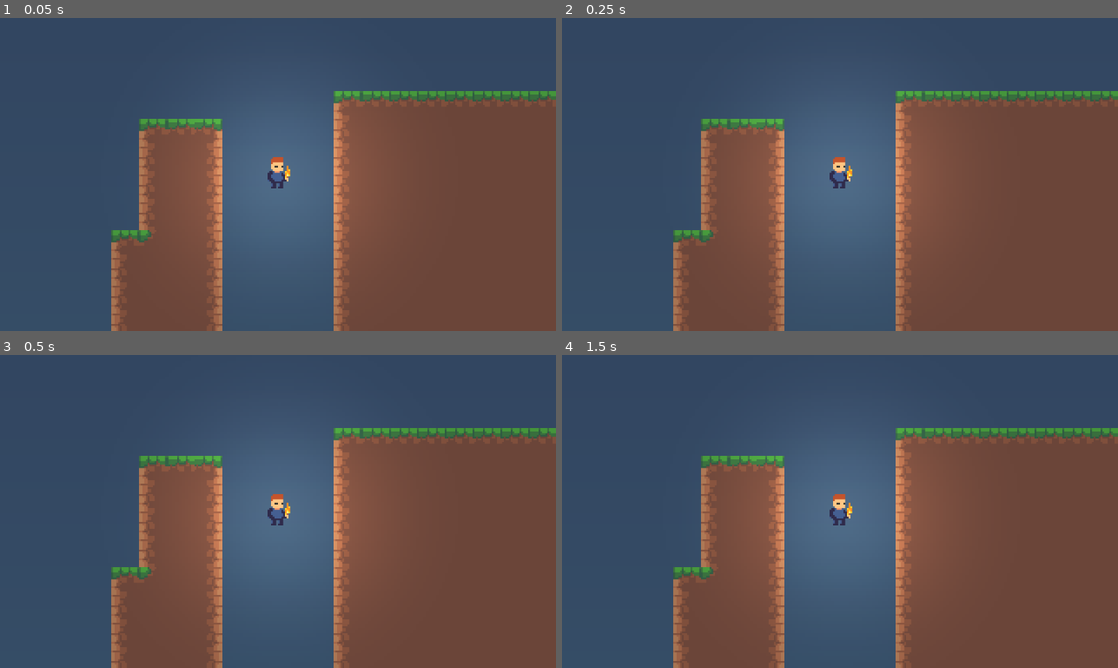
Above: before the commit, frames 1-4 (two rows, left to right).
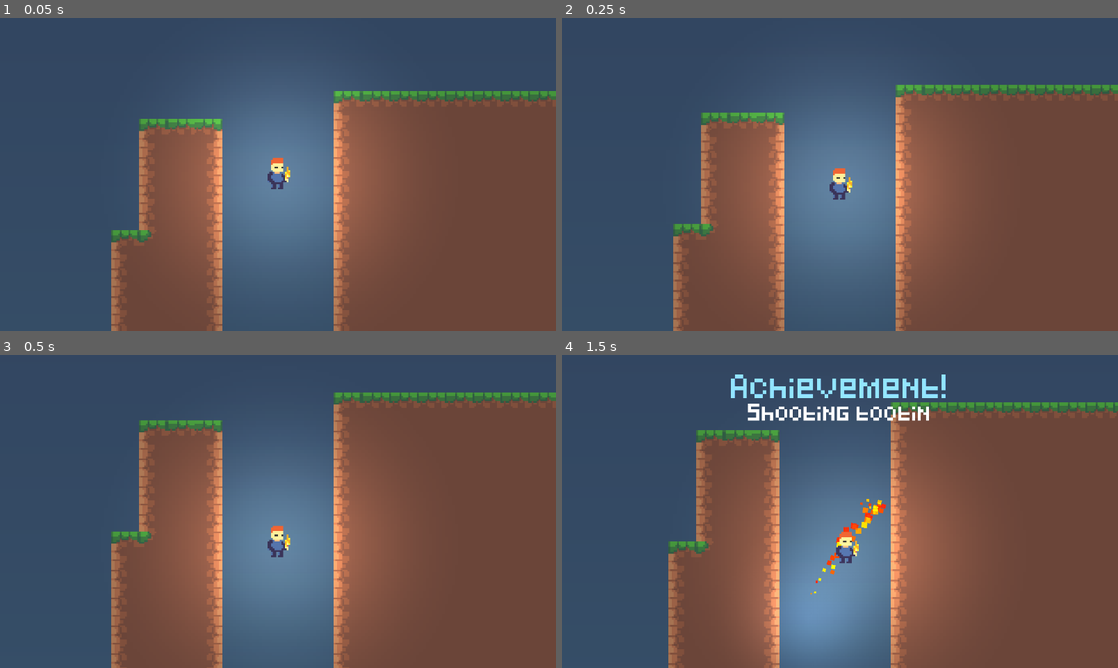
Above: after the commit, the same moments.

Repository: magnetenstad/ldjam46
Game: Godot game, scene res://Main.tscn
Two runs of this game, one before a commit and one after it. Both use one fixed random seed, a clock stepped at 60 frames per second and the inputs below.
Inputs:
- Up to frame 1 (0.05 s): no input
- Up to frame 2 (0.25 s): no input
- Up to frame 3 (0.5 s): no input
- Up to frame 4 (1.5 s): hold R 0.53-1.28 s; hold Right (ui_right) from 0.53 s (still down); tap Space (ui_select) at 0.77 s; tap R at 1.35 s

The runs differ from the first frame. In frame 1, 1.4% of the frame differs, in the area x 37-63%, y 30-74%; in frame 2, 6.2%; in frame 3, 15%; in frame 4, 23%, in the area x 19-100%, y 6-100%.
Error before the commit: Parse Error: The identifier "audio" isn't declared in the current scope. (res://Player.gd:109)

Commit message:
Small fix

Diff:
--- a/Game/Main.tscn
+++ b/Game/Main.tscn
@@ -1,6 +1,5 @@
-[gd_scene load_steps=30 format=2]
-
-[ext_resource path="res://AudioManager.gd" type="Script" id=1]
+[gd_scene load_steps=29 format=2]
+
 [ext_resource path="res://Pixeled.ttf" type="DynamicFontData" id=1]
 [ext_resource path="res://Assets/player.png" type="Texture" id=2]
 [ext_resource path="res://Player.gd" type="Script" id=3]
@@ -8,6 +7,7 @@
 [ext_resource path="res://default_env.tres" type="Environment" id=5]
 [ext_resource path="res://Assets/softlight.png" type="Texture" id=6]
 [ext_resource path="res://Enemy.tscn" type="PackedScene" id=7]
+[ext_resource path="res://AudioManager.gd" type="Script" id=8]
 [ext_resource path="res://Light2D.gd" type="Script" id=9]
 [ext_resource path="res://Bonfire.tscn" type="PackedScene" id=10]
 [ext_resource path="res://TileMap.gd" type="Script" id=12]
@@ -15,52 +15,52 @@
 [ext_resource path="res://Assets/tiles1.tres" type="TileSet" id=14]
 [ext_resource path="res://Achievement.gd" type="Script" id=15]
 
+[sub_resource type="CanvasItemMaterial" id=1]
+blend_mode = 1
+
 [sub_resource type="CanvasItemMaterial" id=2]
 blend_mode = 1
 
-[sub_resource type="CanvasItemMaterial" id=3]
-blend_mode = 1
-
-[sub_resource type="DynamicFont" id=9]
+[sub_resource type="DynamicFont" id=3]
 font_data = ExtResource( 1 )
 
+[sub_resource type="CanvasItemMaterial" id=4]
+blend_mode = 1
+
+[sub_resource type="CanvasItemMaterial" id=5]
+blend_mode = 1
+
+[sub_resource type="DynamicFont" id=6]
+font_data = ExtResource( 1 )
+
+[sub_resource type="CanvasItemMaterial" id=7]
+blend_mode = 1
+
+[sub_resource type="DynamicFont" id=8]
+font_data = ExtResource( 1 )
+
+[sub_resource type="RectangleShape2D" id=9]
+extents = Vector2( 4, 7.9 )
+
+[sub_resource type="OccluderPolygon2D" id=10]
+polygon = PoolVector2Array( -4.00137, 7.8611, -4.09742, 3.9552, -5.95432, 4.01923, -5.95432, -0.943193, -4.03339, -2.03172, -4.00137, -9.07516, -2.88082, -10.0036, 2.97803, -9.9716, 2.97803, -2.09576, 1.95354, -1.03924, 3.84246, -0.0787716, 5.9875, 2.00224, 5.92347, 4.01923, 2.91401, 3.9552, 3.07408, 7.89312, -0.0314331, 7.98916, -0.0314331, 4.9797, -0.959885, 4.9797, -0.991901, 7.82909 )
+
+[sub_resource type="RectangleShape2D" id=11]
+
 [sub_resource type="CanvasItemMaterial" id=12]
 blend_mode = 1
 
-[sub_resource type="CanvasItemMaterial" id=14]
-blend_mode = 1
-
-[sub_resource type="DynamicFont" id=10]
-font_data = ExtResource( 1 )
-
-[sub_resource type="CanvasItemMaterial" id=15]
-blend_mode = 1
-
-[sub_resource type="DynamicFont" id=11]
-font_data = ExtResource( 1 )
-
-[sub_resource type="RectangleShape2D" id=1]
-extents = Vector2( 4, 7.9 )
-
-[sub_resource type="OccluderPolygon2D" id=4]
-polygon = PoolVector2Array( -4.00137, 7.8611, -4.09742, 3.9552, -5.95432, 4.01923, -5.95432, -0.943193, -4.03339, -2.03172, -4.00137, -9.07516, -2.88082, -10.0036, 2.97803, -9.9716, 2.97803, -2.09576, 1.95354, -1.03924, 3.84246, -0.0787716, 5.9875, 2.00224, 5.92347, 4.01923, 2.91401, 3.9552, 3.07408, 7.89312, -0.0314331, 7.98916, -0.0314331, 4.9797, -0.959885, 4.9797, -0.991901, 7.82909 )
-
-[sub_resource type="RectangleShape2D" id=5]
-
-[sub_resource type="CanvasItemMaterial" id=6]
-blend_mode = 1
-
-[sub_resource type="Gradient" id=7]
+[sub_resource type="Gradient" id=13]
 colors = PoolColorArray( 0.143594, 0.140813, 0.283203, 1, 0.330783, 0.578245, 0.607422, 1 )
 
-[sub_resource type="GradientTexture" id=8]
-gradient = SubResource( 7 )
+[sub_resource type="GradientTexture" id=14]
+gradient = SubResource( 13 )
 
 [node name="Main" type="Node"]
 script = ExtResource( 4 )
 
 [node name="AudioManager" type="Node" parent="."]
-script = ExtResource( 1 )
+script = ExtResource( 8 )
 
 [node name="WorldEnvironment" type="WorldEnvironment" parent="."]
 environment = ExtResource( 5 )
@@ -174,11 +174,10 @@
 [node name="CollisionShape2D" type="CollisionShape2D" parent="World/Player/AttackArea"]
 position = Vector2( 10.338, 0 )
 scale = Vector2( 0.546, 1.205 )
-shape = SubResource( 5 )
+shape = SubResource( 11 )
 
 [node name="CanvasModulate" type="CanvasModulate" parent="World"]
 process_priority = 2
-visible = false
 modulate = Color( 1, 1, 1, 0 )
 self_modulate = Color( 1, 1, 1, 0 )
 z_index = 1
--- a/Game/Player.gd
+++ b/Game/Player.gd
@@ -16,8 +16,6 @@
 var last_mouse_pos = Vector2()
 var tiles_removed_list = []
 var flammable = [0, 1]
-
-const SFXCONST = preload("res://SFX.tscn")
 
 var health = 1
 
@@ -64,7 +62,7 @@
 		if position != last_checkpoint_position or health == 0:
 			position = last_checkpoint_position
 			health = 1
-			$"/root/Main/AudioManager".play_sound("fire", get_position())
+			#$"/root/Main/AudioManager".play_sound("fire", get_position())
 			is_dead = false
 
 	# gravity and movement input
@@ -106,7 +104,7 @@
 		tilemap.set_cell(pos.x, pos.y, -1)
 		tiles_removed_list.append([pos.x, pos.y, cell])
 		health = 1
-		audio.play()
+		$"/root/Main/AudioManager".play_sound("pickup", get_position())
 
 	# water
 
--- a/Game/SFX.tscn
+++ b/Game/SFX.tscn
@@ -3,4 +3,6 @@
 [ext_resource path="res://SFX.gd" type="Script" id=1]
 
 [node name="SFX" type="AudioStreamPlayer2D"]
+max_distance = 400.0
+attenuation = 2.73208
 script = ExtResource( 1 )
Not shown: 9 places in Game/Main.tscn that only renumber resources
